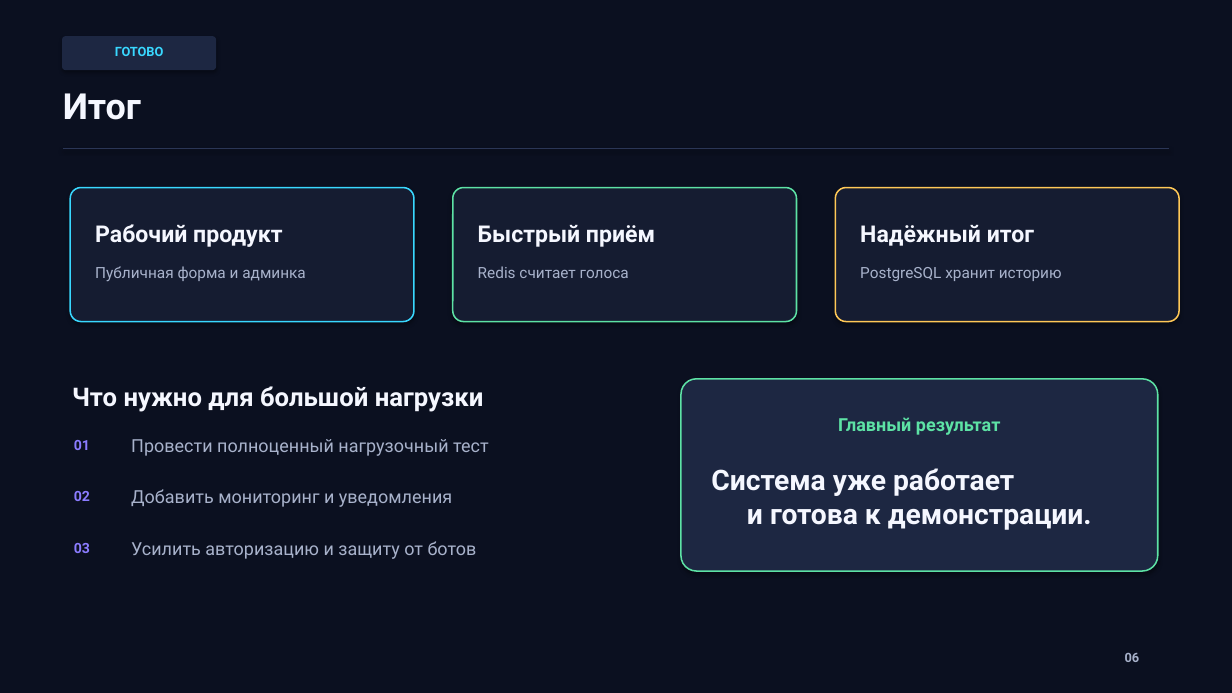
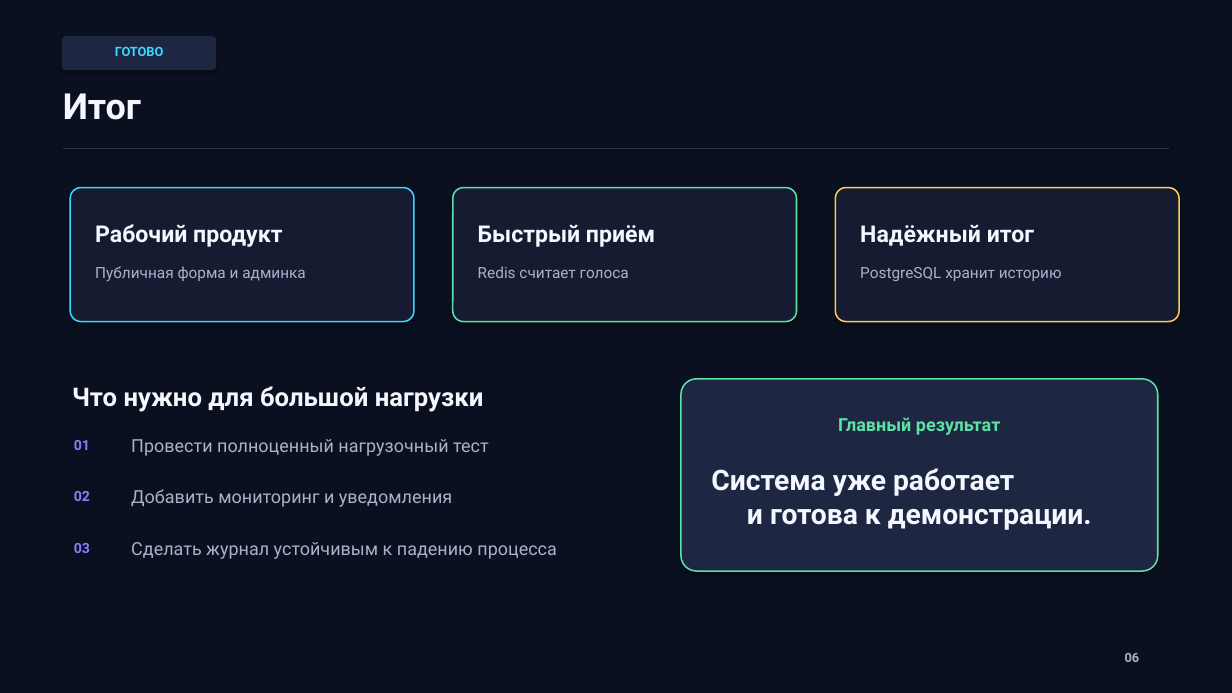
Before and after one commit to sweetd0vee/crypto-enthusiast, a slide deck: slide 6 of docs/09-project-presentation.pptx. Drawn at 1232x693 pixels with LibreOffice and Linux fonts; fonts in the diff are those of the drawing. Boxes give left, top, right and bottom in pixels: in the first picture for what was removed or moved away, otherwise in the second. Text is boxed around its words. In the diff, an @@ line names an element or a change of style, - is before the commit and + after.

```diff
--- a/docs/09-project-presentation.pptx
+++ b/docs/09-project-presentation.pptx
@@ text at <box>131,542,557,559</box>: text changed @@
-Усилить авторизацию и защиту от ботов
+Сделать журнал устойчивым к падению процесса
```
Also in this commit, not shown: 1 other slide changed, 10 other files.
